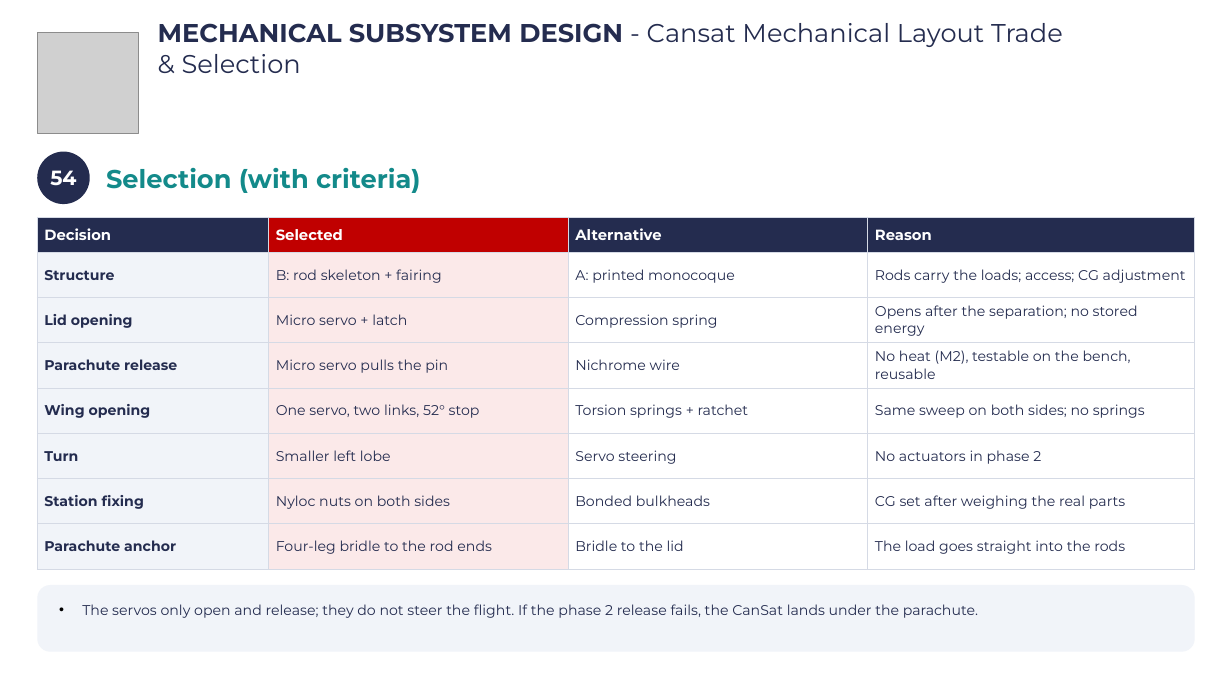
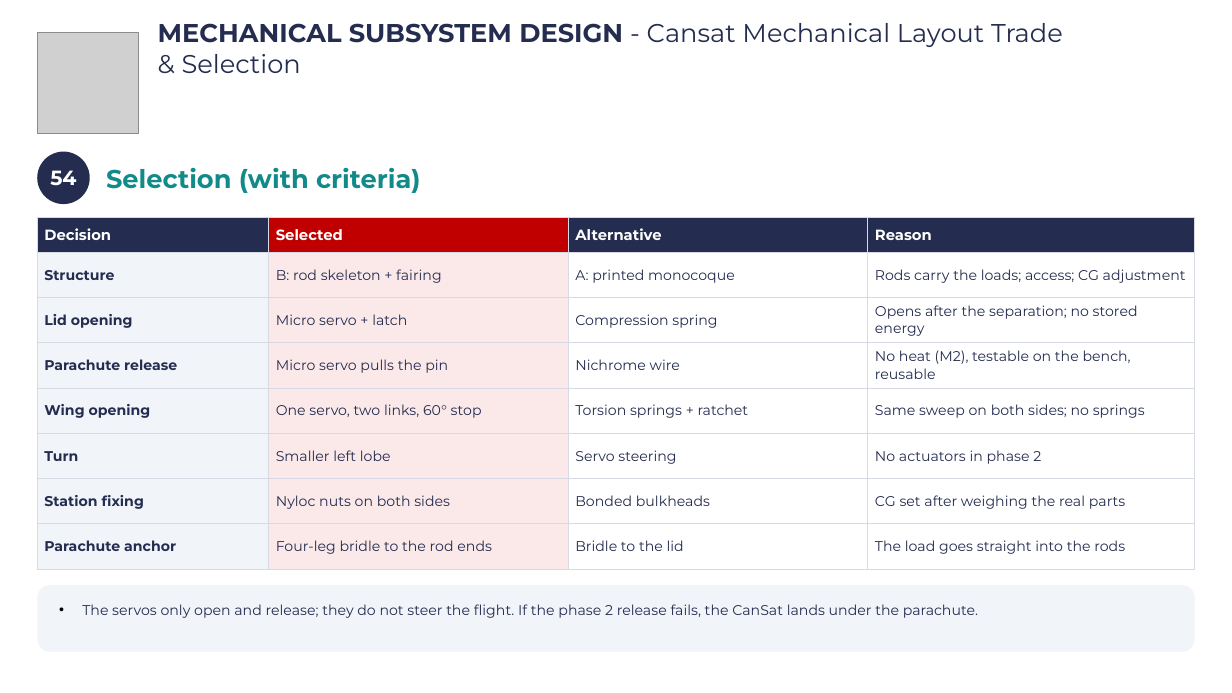
Before and after one commit to Caetano18/proyecto, a slide deck: slide 57 of cansat_pdr/laminas_plantilla/CanSat_PDR_Hermes_V2.pptx. Drawn at 1232x693 pixels with LibreOffice and Linux fonts; fonts in the diff are those of the drawing; grey boxes stand for pictures; background and template pictures are left out. Boxes give left, top, right and bottom in pixels: in the first picture for what was removed or moved away, otherwise in the second. Text is boxed around its words. In the diff, an @@ line names an element or a change of style, - is before the commit and + after.

```diff
--- a/cansat_pdr/laminas_plantilla/CanSat_PDR_Hermes_V2.pptx
+++ b/cansat_pdr/laminas_plantilla/CanSat_PDR_Hermes_V2.pptx
@@ table at <box>37,217,1195,569</box> @@
-row 5, column 2: One servo, two links, 52° stop
+row 5, column 2: One servo, two links, 60° stop
```
Also in this commit, not shown: 12 other slides changed, 33 other files.
